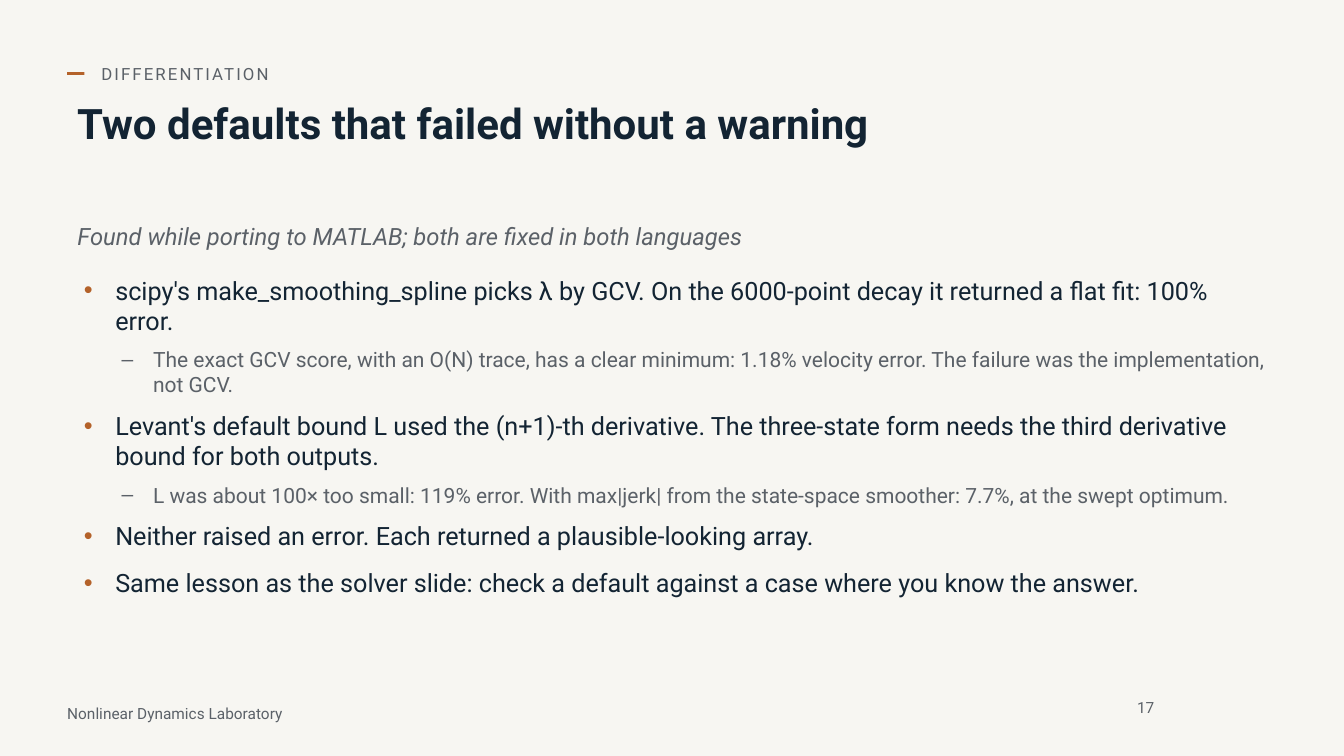
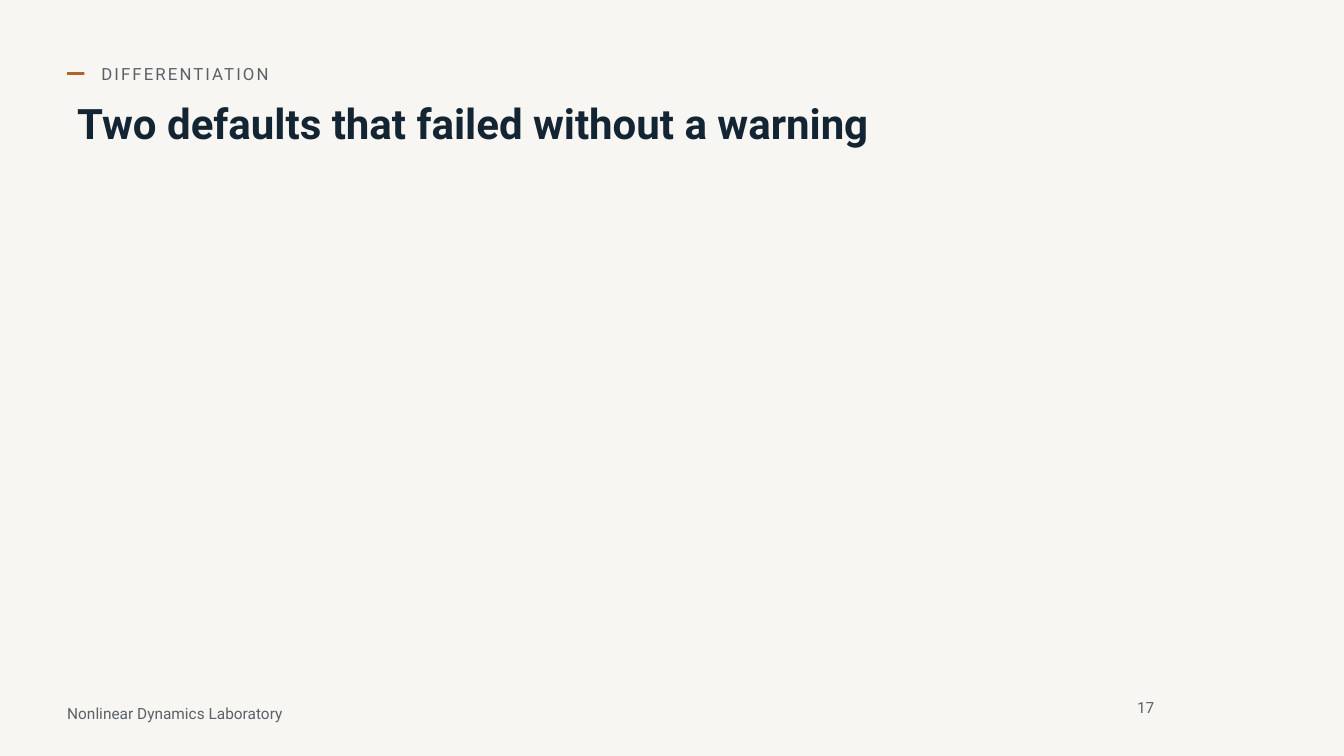
Before and after one commit to nld-uri/kinematics-toolbox, a slide deck: slide 17 of talk/differentiation_integration_talk.pptx. Drawn at 1344x756 pixels with LibreOffice and Linux fonts; fonts in the diff are those of the drawing; grey boxes stand for pictures; background and template pictures are left out. Boxes give left, top, right and bottom in pixels: in the first picture for what was removed or moved away, otherwise in the second. Text is boxed around its words. In the diff, an @@ line names an element or a change of style, - is before the commit and + after.

```diff
--- a/talk/differentiation_integration_talk.pptx
+++ b/talk/differentiation_integration_talk.pptx
@@ text removed at bbox=[77, 227, 1263, 598] @@
-Found while porting to MATLAB; both are fixed in both languages
-• scipy's make_smoothing_spline picks λ by GCV. On the 6000-point decay it returned a flat fit: 100% error.
-– The exact GCV score, with an O(N) trace, has a clear minimum: 1.18% velocity error. The failure was the implementation, not GCV.
-• Levant's default bound L used the (n+1)-th derivative. The three-state form needs the third derivative bound for both outputs.
-– L was about 100× too small: 119% error. With max|jerk| from the state-space smoother: 7.7%, at the swept optimum.
-• Neither raised an error. Each returned a plausible-looking array.
-• Same lesson as the solver slide: check a default against a case where you know the answer.
```
Also in this commit, not shown: 18 other slides changed, 1 other file.
